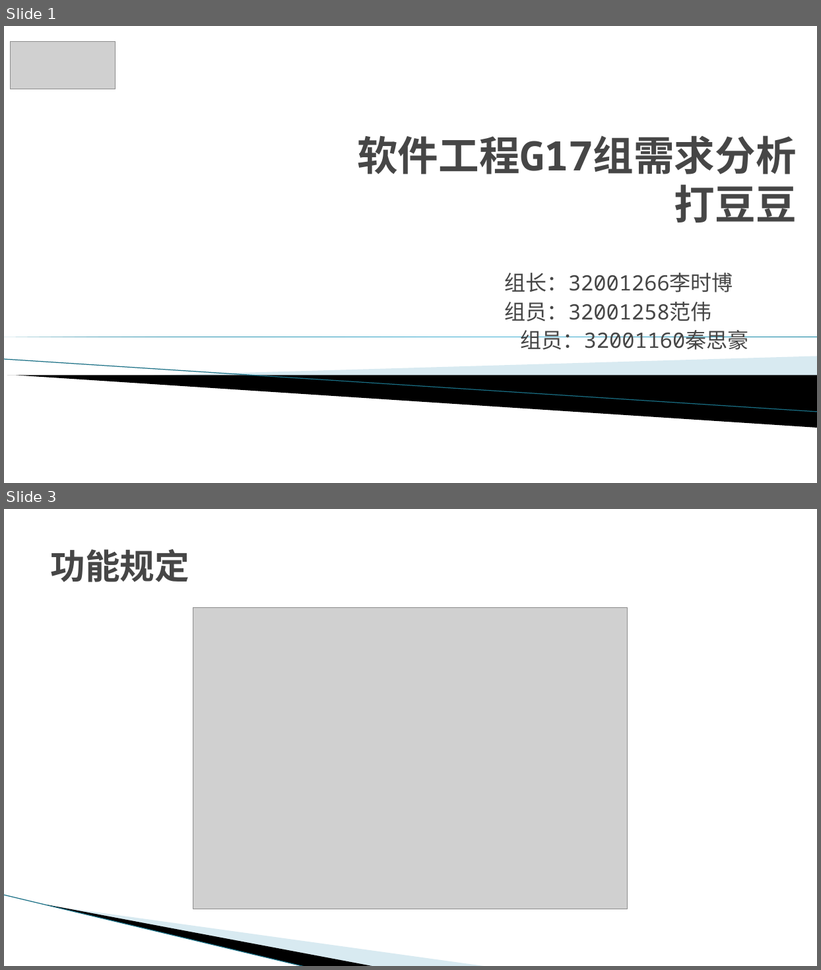
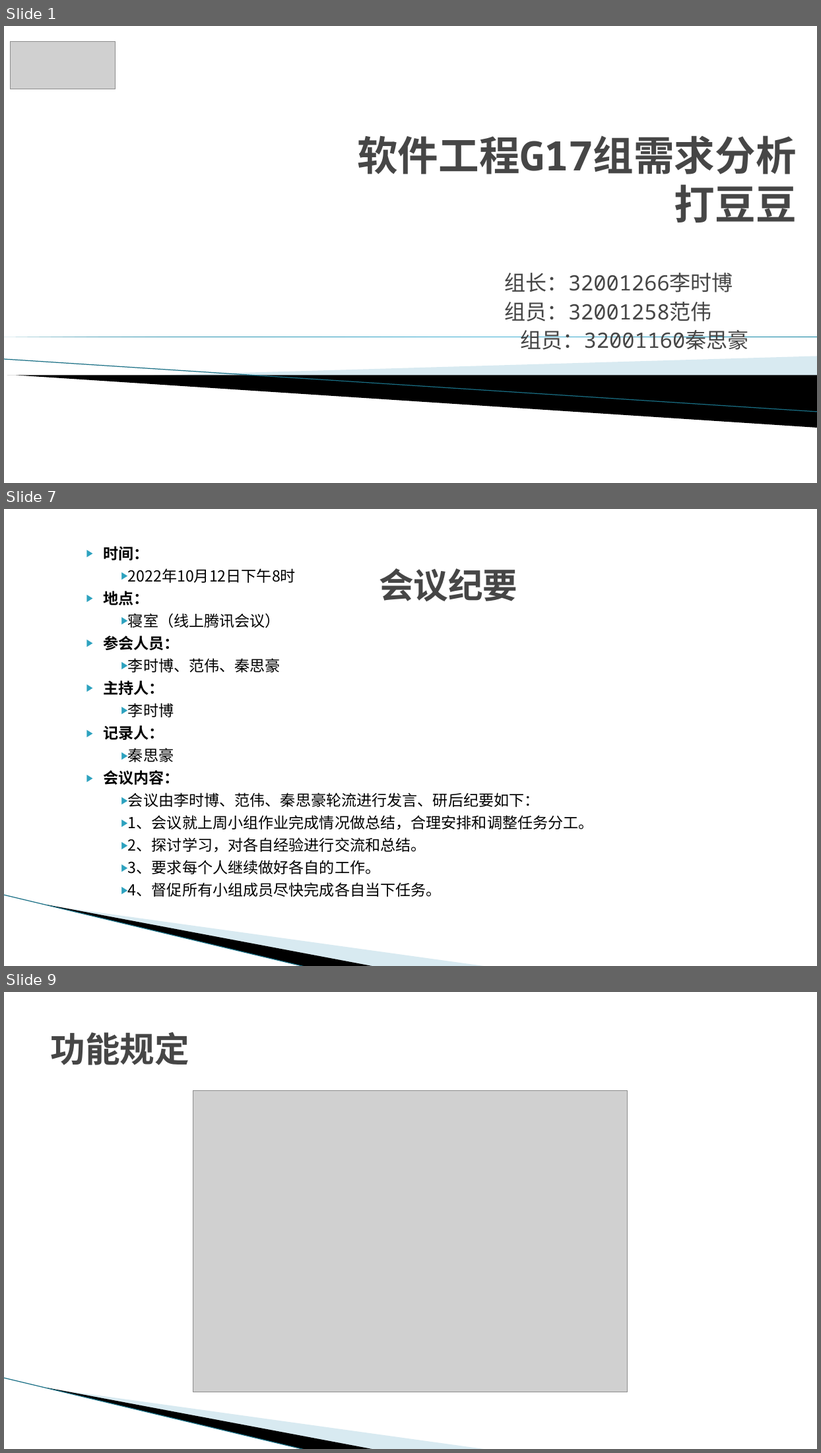
Before and after one commit to G17workfordadoudou/dadoudou, a slide deck: SE2022-G17小组-软件需求.pptx. Shown one above the other, each under a label of ours: slides 1 and 3 before the commit, slides 1, 7 and 9 after it; the slides between them are not shown. The pictures are 821x970 and 821x1453 pixels, drawn with LibreOffice and Linux fonts; fonts in the diff are those of the drawing; grey boxes stand for pictures; background and template pictures are left out. Boxes give left, top, right and bottom in pixels: in the first picture for what was removed or moved away, otherwise in the second. Text is boxed around its words. In the diff, an @@ line names an element or a change of style, - is before the commit and + after.

```diff
--- a/SE2022-G17小组-软件需求.pptx
+++ b/SE2022-G17小组-软件需求.pptx
@@ slide 7 added at <box>4,509,817,966</box>, background #FFFFFF; not listed: 3 template elements that a slide beside it also shows @@
@@ text added at <box>104,546,594,897</box>, 18 pt, text #000000 @@
+▶ 时间：
+▶ 2022年10月12日下午8时
+▶ 地点：
+▶ 寝室（线上腾讯会议）
+▶ 参会人员：
+▶ 李时博、范伟、秦思豪
+▶ 主持人：
+▶ 李时博
+▶ 记录人：
+▶ 秦思豪
+▶ 会议内容：
+▶ 会议由李时博、范伟、秦思豪轮流进行发言、研后纪要如下：
+▶ 1、会议就上周小组作业完成情况做总结，合理安排和调整任务分工。
+▶ 2、探讨学习，对各自经验进行交流和总结。
+▶ 3、要求每个人继续做好各自的工作。
+▶ 4、督促所有小组成员尽快完成各自当下任务。
@@ title added at <box>379,568,517,601</box>, 41 pt, text #464646, bold @@
+会议纪要
@@ what was slide 3 is now slide 9 @@
```
Also in this commit, not shown: 1 slide changed, 8 other slides added, 7 other files.
